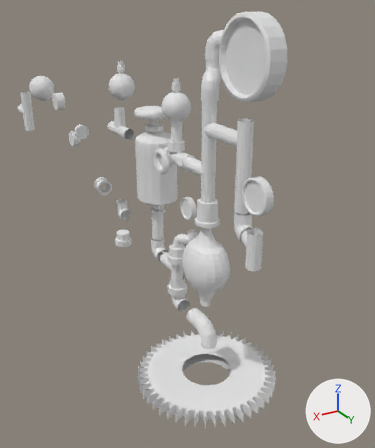
The Blender file lampa/lampa.blend as it was, and as the next commit left it.
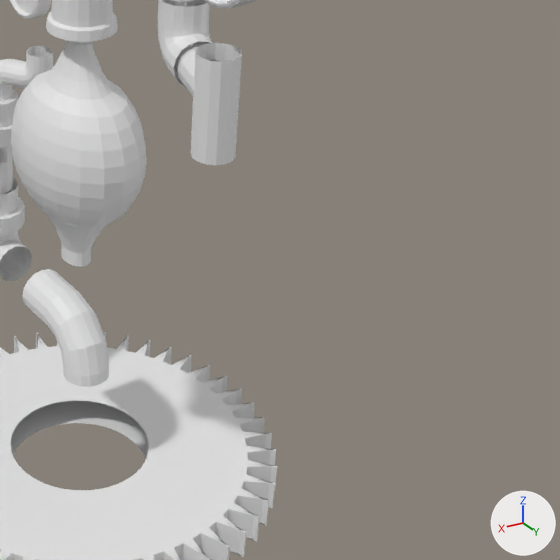
There are two pictures of each version: one whole from a camera (50 mm lens) standing at (3.03, 3.51, 3.58) and looking at (0.36, -0.95, 1.35), one close up on the part from 48% to 100% of the width and 48% to 91% of the height. Arrows for +X, +Y and +Z are at lower right; the lights stay in place.
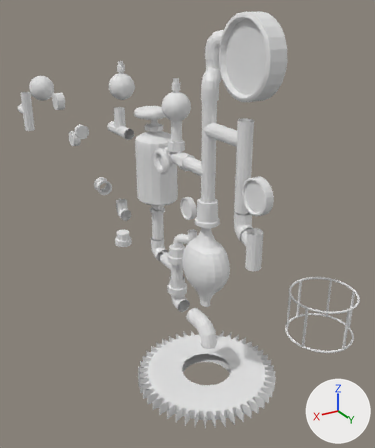
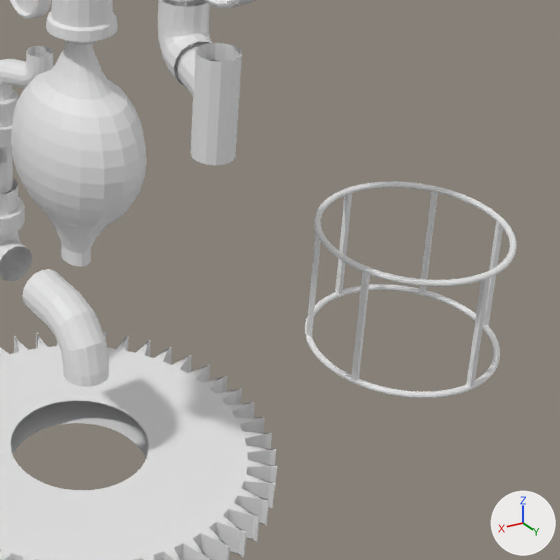
Patch to the scene script:
```diff
--- a/lampa/lampa.blend.py
+++ b/lampa/lampa.blend.py
@@ me_torus_003 @@
+me_torus_003.from_pydata(...)  # a torus around z (ring radius 0.29, tube radius 0.01) spanning x -0.3..0.3, y -0.299..0.299, z -0.01..0.01
@@ me_torus_002 @@
+me_torus_002.from_pydata(...)  # 720 vertices, 720 faces; spans x -0.3..0.3, y -0.299..0.299, z -0.398..0.01
@@ ob_torus_003 @@
+ob_torus_003 = bpy.data.objects.new('Torus.003', me_torus_003)
+ob_torus_003.location = (0.0, 0.757, 0.847)
@@ ob_torus_002 @@
+ob_torus_002 = bpy.data.objects.new('Torus.002', me_torus_002)
+ob_torus_002.location = (0.0, 0.757, 1.237)
```

What differs and where, as boxes (x1, y1, x2, y2) in the close-ups (560 x 560 px):
'Torus.002', added: after (306, 181, 517, 387)
'Torus.003', added: after (305, 284, 500, 399)
